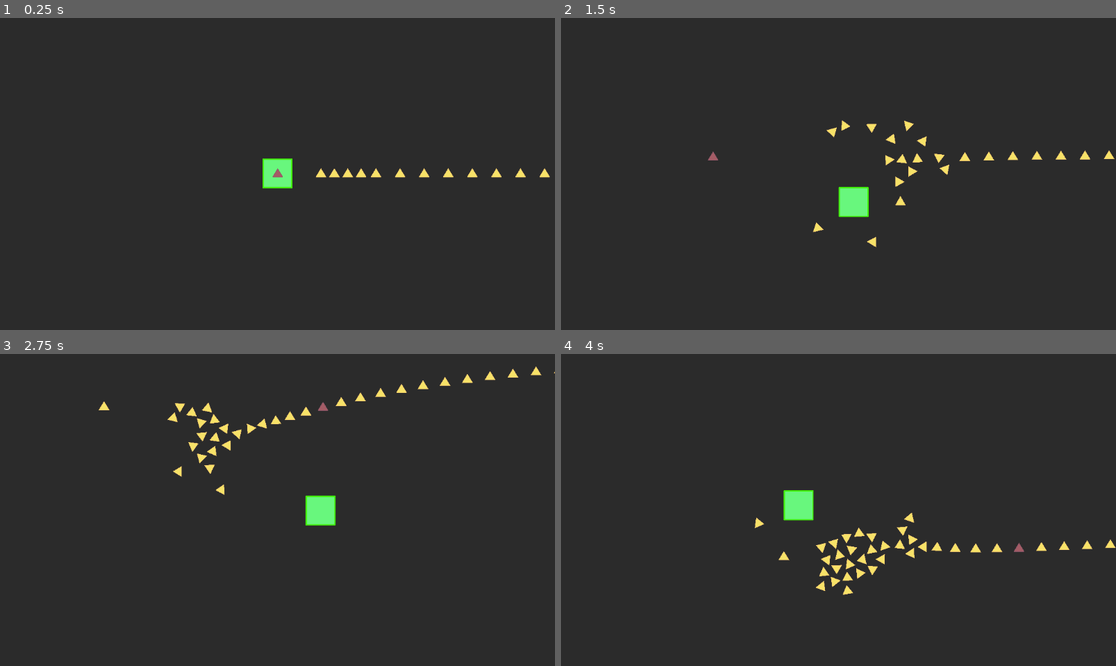
Above: before the commit, frames 1-4 (two rows, left to right).
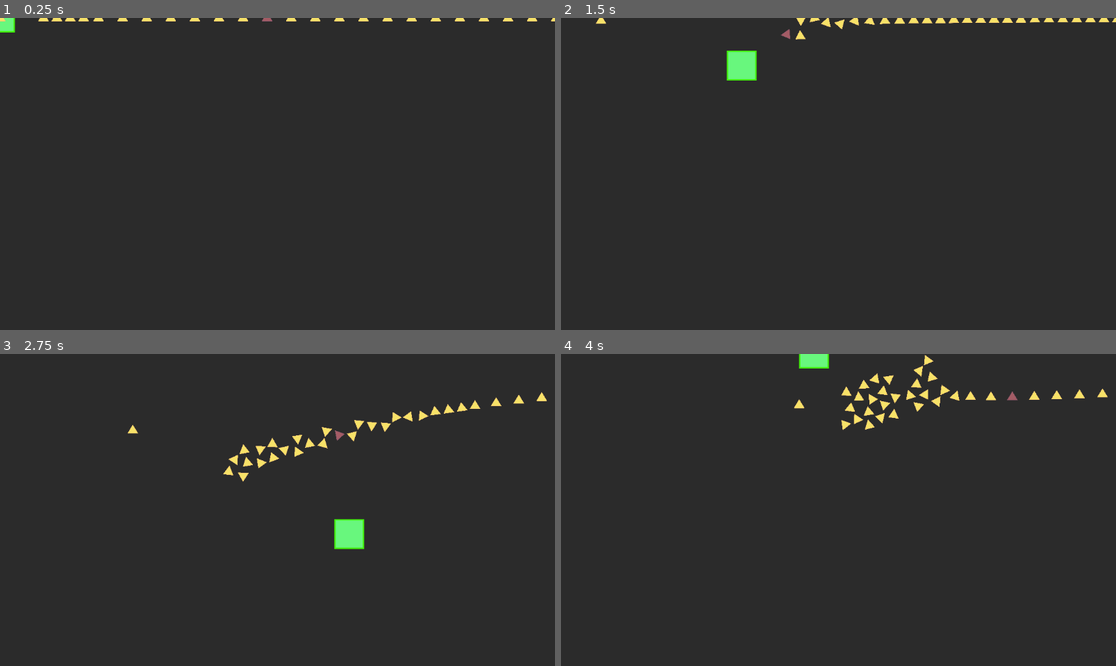
Above: after the commit, the same moments.

Repository: aapolipponen/daydream-game-jam
Game: Godot game, scene res://Player/player.tscn
The game is run twice, just before and just after one commit, with the same random seed, the same clock (stepped at 60 frames per second) and the same inputs.
Inputs (mouse positions are in pixels of both pictures, inside the frame that each line leads up to):
- Up to frame 1 (0.25 s): no input
- Up to frame 2 (1.5 s): move the mouse to (960, 158) at 0.52 s; hold D (right) 0.53-1.28 s; click (960, 158) at 0.67 s; move the mouse to (727, 189) at 1.27 s; hold S (down) from 1.28 s (still down)
- Up to frame 3 (2.75 s): move the mouse to (333, 441) at 2.02 s; release S (down) at 2.03 s; hold D (right) from 2.03 s (still down)
- Up to frame 4 (4 s): move the mouse to (810, 572) at 2.77 s; release D (right) at 2.78 s; hold W (up) 2.78-3.53 s; click (810, 572) at 2.92 s; move the mouse to (1005, 556) at 3.52 s; hold A (left) from 3.53 s (still down)

The runs differ from the first frame. In frame 1, 1.5% of the frame differs, in the area x 0-100%, y 0-55%; in frame 2, 2.5%; in frame 3, 3.2%, in the area x 17-100%, y 4-63%; in frame 4, 3.1%.

Commit message:
ääääää saatana

Diff:
--- a/Player/player.tscn
+++ b/Player/player.tscn
@@ -25,6 +25,3 @@
 [node name="CollisionShape2D" type="CollisionShape2D" parent="."]
 position = Vector2(1, -1)
 shape = SubResource("RectangleShape2D_btcbx")
-
-[node name="Camera2D" type="Camera2D" parent="."]
-position_smoothing_enabled = true
--- a/explodingEnemy/explodingEnemy.gd
+++ b/explodingEnemy/explodingEnemy.gd
@@ -83,7 +83,8 @@
 func _on_death_timer_timeout() -> void:
 	explosionCollision.disabled = false
 	cpu_particles_2d.emitting = true
-	print("set emitting to true")
+	var scoreLabel = get_tree().get_first_node_in_group("scoreLabel")
+	scoreLabel.textInt += 1
 	queue_free()
 
 
--- a/game/game.tscn
+++ b/game/game.tscn
@@ -1,21 +1,25 @@
-[gd_scene load_steps=5 format=3 uid="uid://d3pv503xh467v"]
+[gd_scene load_steps=6 format=3 uid="uid://d3pv503xh467v"]
 
 [ext_resource type="PackedScene" uid="uid://cdchti6oipqbh" path="res://Player/player.tscn" id="1_vasa2"]
 [ext_resource type="PackedScene" uid="uid://m1tgw830i1jp" path="res://sacrifisable entity/start_enemy_spawner.tscn" id="3_4fuuu"]
 [ext_resource type="PackedScene" uid="uid://dlf6judxyx11u" path="res://sacrifisable entity/enemy_spawner.tscn" id="3_h7iqs"]
 [ext_resource type="Texture2D" uid="uid://ccbyc60tij6td" path="res://wall/grid.png" id="4_4fuuu"]
+[ext_resource type="Script" uid="uid://dmqs4geut31vw" path="res://game/label.gd" id="5_dxrkv"]
 
 [node name="game" type="Node2D"]
 
-[node name="TextureRect" type="TextureRect" parent="."]
-offset_left = -77629.0
-offset_top = -34505.0
-offset_right = 64207.0
-offset_bottom = 43451.0
+[node name="backroundGrid" type="TextureRect" parent="."]
+offset_left = -77631.0
+offset_top = -34479.0
+offset_right = 64205.0
+offset_bottom = 43477.0
 texture = ExtResource("4_4fuuu")
 stretch_mode = 1
 
 [node name="Player" parent="." instance=ExtResource("1_vasa2")]
+
+[node name="Camera2D" type="Camera2D" parent="Player"]
+position_smoothing_enabled = true
 
 [node name="enemySpawnerManager" type="Node2D" parent="."]
 
@@ -44,3 +48,14 @@
 
 [node name="startEnemySpawner4" parent="startEnemySpawnManager" instance=ExtResource("3_4fuuu")]
 position = Vector2(745, 478)
+
+[node name="CanvasLayer" type="CanvasLayer" parent="."]
+follow_viewport_enabled = true
+
+[node name="Label" type="Label" parent="CanvasLayer" groups=["scoreLabel"]]
+offset_left = -553.0
+offset_top = -303.0
+offset_right = -408.0
+offset_bottom = -245.0
+text = "0"
+script = ExtResource("5_dxrkv")
--- /dev/null
+++ b/game/label.gd
@@ -0,0 +1,6 @@
+extends Label
+
+var textInt: int = 0
+
+func _process(float):
+	text = str(textInt)
Not shown, added: game/label.gd.uid
